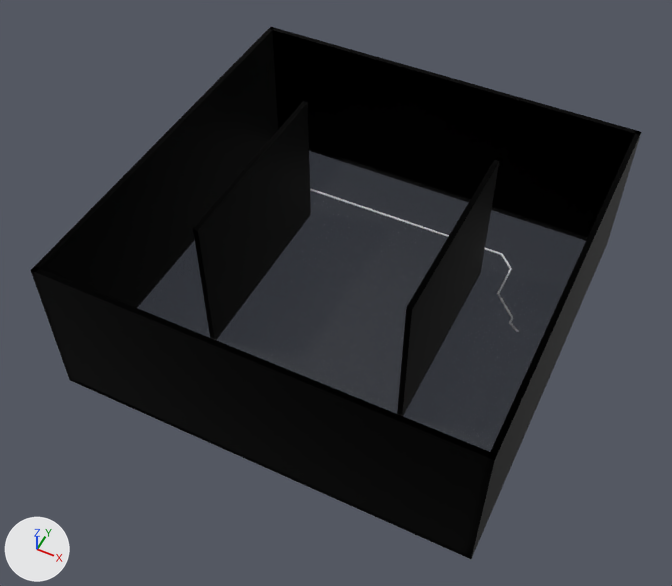
Two versions of the Blender file blender/PerceptualPath_Agent_Persistence.blend, one commit apart.
Camera for both pictures: a camera (50 mm lens) standing at (10.2, -22.2, 28.1) and looking at (-0.2, -1.3, 2.0). The lights are fixed; the arrows at lower left show +X, +Y and +Z. The first picture is the older version.

Script lines for the objects in view, before the commit:
```python
ob_cube_004 = bpy.data.objects.new('Cube.004', me_cube_005)
ob_cube_004.location = (7.9, 0.0, 2.9)
ob_cube_004.rotation_euler = (0.0, 0.0, -1.571)  # degrees (0, 0, -90)
ob_cube_004.scale = (8.0, 0.1, -3.0)
ob_cube_005 = bpy.data.objects.new('Cube.005', me_cube_006)
ob_cube_005.location = (3.69, 0.0, 2.9)
ob_cube_005.rotation_euler = (0.0, 0.0, -1.571)  # degrees (0, 0, -90)
ob_cube_005.scale = (4.0, 0.1, -3.0)
ob_cube_006 = bpy.data.objects.new('Cube.006', me_cube_007)
ob_cube_006.location = (-4.21, 0.0, 2.9)
ob_cube_006.rotation_euler = (0.0, 0.0, -1.571)  # degrees (0, 0, -90)
ob_cube_006.scale = (4.0, 0.1, -3.0)
ob_pp_path = bpy.data.objects.new('PP_Path', cu_pp_path_curve_015)
ob_pp_path.location = (0.0, 0.0, 0.0)
# also in view: 'Cube.002' at (0.0, -7.9, 2.9); 'Cube.001' at (0.0, 7.9, 2.9); 'Cube' at (0.0, 0.0, 0.0); 'Cube.003' at (-7.9, 0.0, 2.9)
```
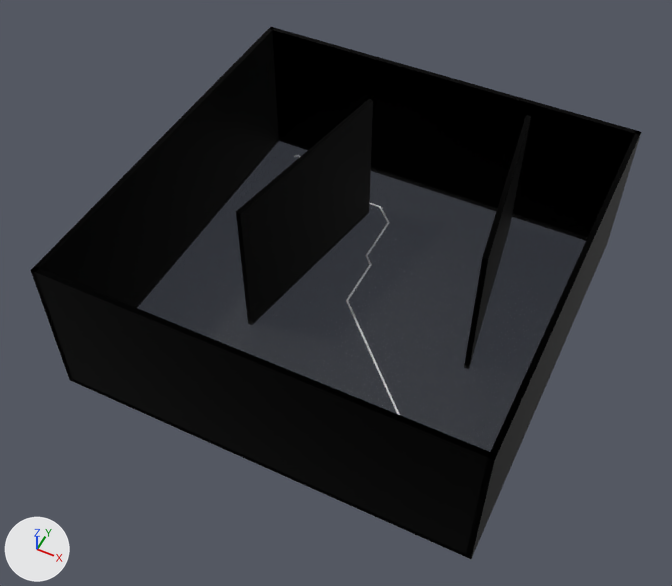
The change, as a diff of the scene's bpy script:
```diff
--- a/blender/PerceptualPath_Agent_Persistence.blend.py
+++ b/blender/PerceptualPath_Agent_Persistence.blend.py
@@ cu_pp_path_curve_015 @@
 cu_pp_path_curve_015.dimensions = '3D'
-_sp = cu_pp_path_curve_015.splines.new('POLY'); _sp.points.add(56)
-_sp.points.foreach_set('co', [6.238, 1.518, 0.152, 1.0, 5.81, 1.78, 0.152, 1.0, 5.81, 2.09, 0.152, 1.0, 5.5, 2.4, 0.152, 1.0, 5.19, 2.71, 0.152, 1.0, 4.88, 3.02, 0.152, 1.0, 4.88, 3.33, 0.152, 1.0, 4.88, 3.64, 0.152, 1.0, 4.88, 3.95, 0.152, 1.0, 4.88, 4.26, 0.152, 1.0, 4.88, 4.57, 0.152, 1.0, 4.57, 4.88, 0.152, 1.0, 4.26, 5.19, 0.152, 1.0, 3.95, 5.19, 0.152, 1.0, 3.64, 5.19, 0.152, 1.0, 3.33, 5.19, 0.152, 1.0, 3.02, 5.19, 0.152, 1.0, 2.71, 5.19, 0.152, 1.0, 2.4, 5.19, 0.152, 1.0, 2.09, 5.19, 0.152, 1.0, 1.78, 5.19, 0.152, 1.0, 1.47, 5.19, 0.152, 1.0, 1.16, 5.19, 0.152, 1.0, 0.85, 5.19, 0.152, 1.0, 0.54, 5.19, 0.152, 1.0, 0.23, 5.19, 0.152, 1.0, -0.08, 5.19, 0.152, 1.0, -0.39, 5.19, 0.152, 1.0, -0.7, 5.19, 0.152, 1.0, -1.01, 5.19, 0.152, 1.0, -1.32, 5.19, 0.152, 1.0, -1.63, 5.19, 0.152, 1.0, -1.94, 5.19, 0.152, 1.0, -2.25, 5.19, 0.152, 1.0, -2.56, 5.19, 0.152, 1.0, -2.87, 5.19, 0.152, 1.0, -3.18, 5.19, 0.152, 1.0, -3.49, 5.19, 0.152, 1.0, -3.8, 5.19, 0.152, 1.0, -4.11, 5.19, 0.152, 1.0, -4.42, 5.19, 0.152, 1.0, -4.73, 5.19, 0.152, 1.0, -5.04, 4.88, 0.152, 1.0, -5.35, 4.57, 0.152, 1.0, -5.35, 4.26, 0.152, 1.0, -5.35, 3.95, 0.152, 1.0, -5.35, 3.64, 0.152, 1.0, -5.35, 3.33, 0.152, 1.0, -5.35, 3.02, 0.152, 1.0, -5.35, 2.71, 0.152, 1.0, -5.35, 2.4, 0.152, 1.0, -5.35, 2.09, 0.152, 1.0, -5.35, 1.78, 0.152, 1.0, -5.66, 1.47, 0.152, 1.0, -5.66, 1.16, 0.152, 1.0, -5.97, 0.85, 0.152, 1.0, -6.087, 0.568, 0.151, 1.0])
+_sp = cu_pp_path_curve_015.splines.new('POLY'); _sp.points.add(47)
+_sp.points.foreach_set('co', [6.282, -6.819, 0.15, 1.0, 5.91, -6.3, 0.15, 1.0, 5.54, -5.93, 0.15, 1.0, 5.17, -5.56, 0.15, 1.0, 4.8, -5.19, 0.15, 1.0, 4.43, -4.82, 0.15, 1.0, 4.06, -4.45, 0.15, 1.0, 3.69, -4.08, 0.15, 1.0, 3.32, -3.71, 0.15, 1.0, 2.95, -3.34, 0.15, 1.0, 2.58, -2.97, 0.15, 1.0, 2.21, -2.6, 0.15, 1.0, 1.84, -2.23, 0.15, 1.0, 1.47, -1.86, 0.15, 1.0, 1.1, -1.49, 0.15, 1.0, 0.73, -1.12, 0.15, 1.0, 0.36, -0.75, 0.15, 1.0, -0.01, -0.38, 0.15, 1.0, -0.38, -0.01, 0.15, 1.0, -0.38, 0.36, 0.15, 1.0, -0.38, 0.73, 0.15, 1.0, -0.38, 1.1, 0.15, 1.0, -0.38, 1.47, 0.15, 1.0, -0.38, 1.84, 0.15, 1.0, -0.38, 2.21, 0.15, 1.0, -0.75, 2.58, 0.15, 1.0, -0.75, 2.95, 0.15, 1.0, -0.75, 3.32, 0.15, 1.0, -0.75, 3.69, 0.15, 1.0, -0.75, 4.06, 0.15, 1.0, -0.75, 4.43, 0.15, 1.0, -0.75, 4.8, 0.15, 1.0, -1.12, 5.17, 0.15, 1.0, -1.49, 5.54, 0.15, 1.0, -1.86, 5.54, 0.15, 1.0, -2.23, 5.54, 0.15, 1.0, -2.6, 5.54, 0.15, 1.0, -2.97, 5.54, 0.15, 1.0, -3.34, 5.54, 0.15, 1.0, -3.71, 5.54, 0.15, 1.0, -4.08, 5.91, 0.15, 1.0, -4.45, 5.91, 0.15, 1.0, -4.82, 6.28, 0.15, 1.0, -5.19, 6.28, 0.15, 1.0, -5.56, 6.65, 0.15, 1.0, -5.93, 6.65, 0.15, 1.0, -6.3, 7.02, 0.15, 1.0, -6.489, 6.839, 0.154, 1.0])
 cu_pp_path_curve_015.bevel_resolution = 3
@@ ob_cube_005 @@
 ob_cube_005.scale = (4.0, 0.1, -3.0)
+ob_cube_005.hide_render = True
@@ ob_cube_006 @@
 ob_cube_006.scale = (4.0, 0.1, -3.0)
+ob_cube_006.hide_render = True
@@ ob_cube_006_v02 @@
+ob_cube_006_v02 = bpy.data.objects.new('Cube.006_V02', me_cube_007.copy())  # the mesh of ob_cube_006
+ob_cube_006_v02.location = (-2.66, 1.32, 2.9)
+ob_cube_006_v02.rotation_euler = (0.0, 0.0, 1.398)  # degrees (0, 0, 80)
+ob_cube_006_v02.scale = (-4.0, -0.1, -3.0)
@@ ob_cube_005_v02 @@
+ob_cube_005_v02 = bpy.data.objects.new('Cube.005_V02', me_cube_007.copy())  # the mesh of ob_cube_006
+ob_cube_005_v02.location = (4.46, 3.1, 2.9)
+ob_cube_005_v02.rotation_euler = (0.0, 0.0, 1.72)  # degrees (0, 0, 99)
+ob_cube_005_v02.scale = (-4.0, -0.1, -3.0)
```

Where the change shows, as pixel boxes (x1, y1, x2, y2) in the pictures (672 x 586 px):
'Cube.006_V02', added (black)
    after: (236, 99, 373, 322)
'Cube.006', hidden (black)
    before: (193, 101, 311, 339)
'Cube.005', hidden (black)
    before: (397, 160, 499, 415)
'Cube.005_V02', added (black)
    after: (464, 115, 531, 366)
'PP_Path', reshaped
    before: (310, 189, 519, 332)
    after: (293, 155, 400, 415)
